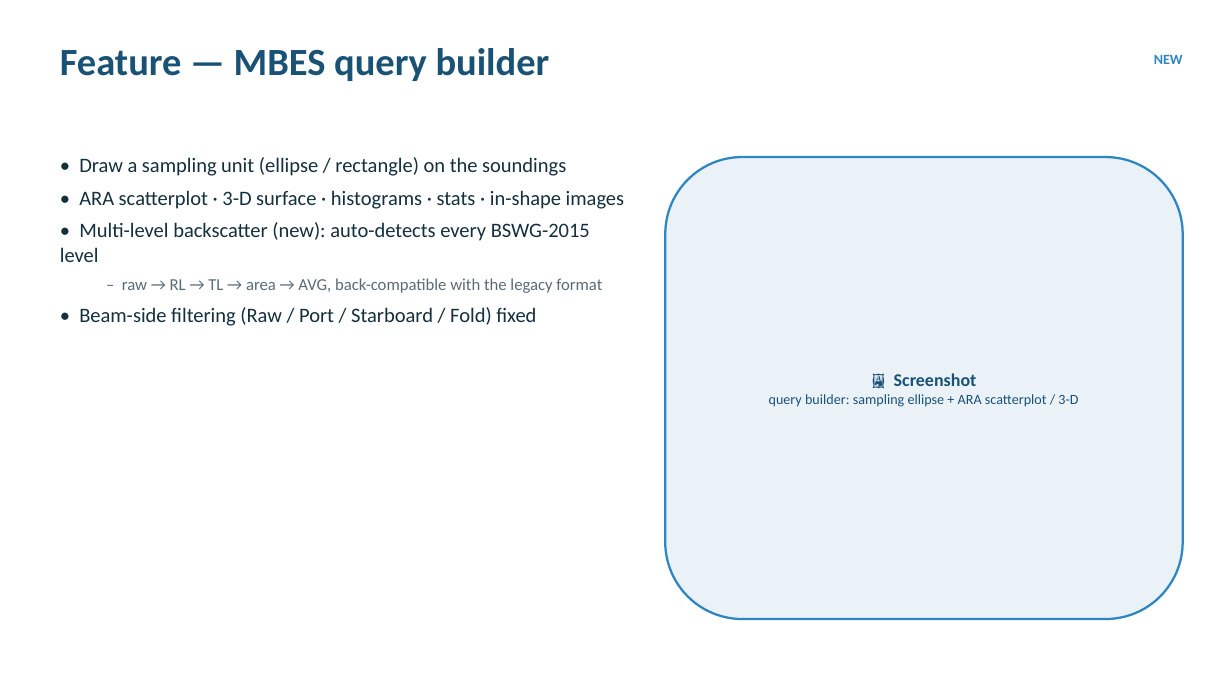
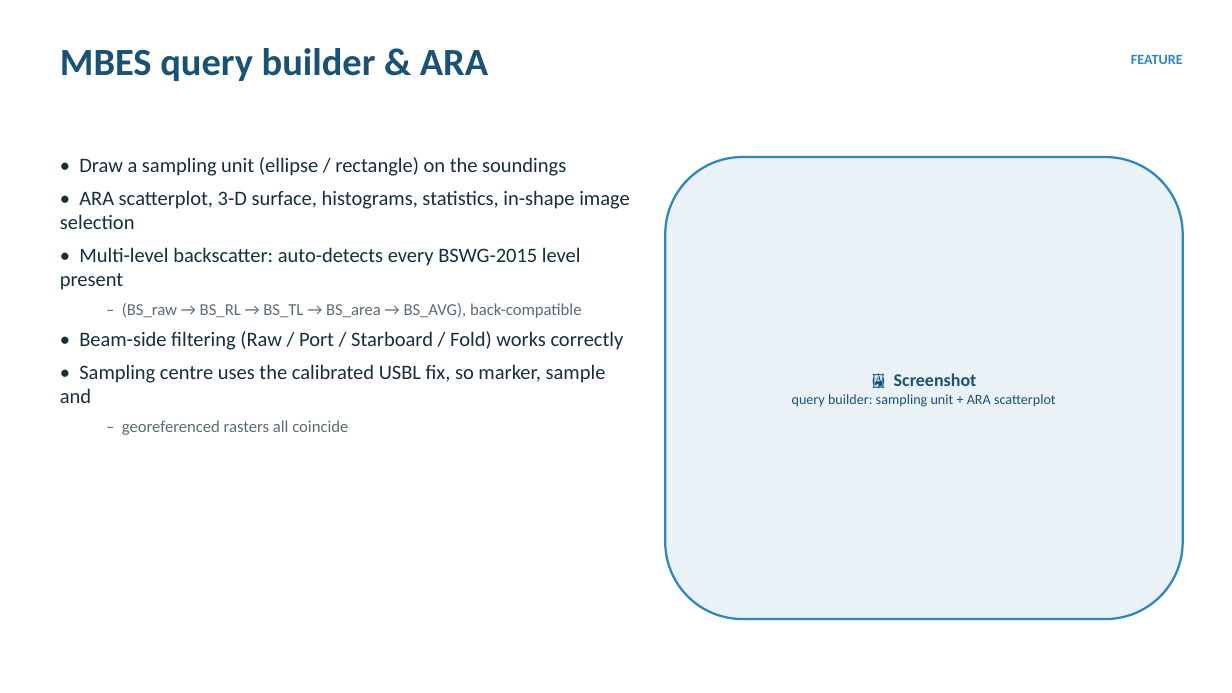
Before and after one commit to epifanio/groundtruther, a slide deck: slide 10 of docs/slides_groundtruther_update_2026.pptx. Drawn at 1232x693 pixels with LibreOffice and Linux fonts; fonts in the diff are those of the drawing. Boxes give left, top, right and bottom in pixels: in the first picture for what was removed or moved away, otherwise in the second. Text is boxed around its words. In the diff, an @@ line names an element or a change of style, - is before the commit and + after.

```diff
--- a/docs/slides_groundtruther_update_2026.pptx
+++ b/docs/slides_groundtruther_update_2026.pptx
@@ text at box(60, 48, 488, 81): text changed @@
-Feature — MBES query builder
+MBES query builder & ARA
@@ text at box(1131, 55, 1183, 64): text changed @@
-NEW
+FEATURE
@@ text at box(60, 190, 630, 435): text changed @@
-• ARA scatterplot · 3-D surface · histograms · stats · in-shape images
-• Multi-level backscatter (new): auto-detects every BSWG-2015 level
-  – raw → RL → TL → area → AVG, back-compatible with the legacy format
-• Beam-side filtering (Raw / Port / Starboard / Fold) fixed
+• ARA scatterplot, 3-D surface, histograms, statistics, in-shape image selection
+• Multi-level backscatter: auto-detects every BSWG-2015 level present
+  – (BS_raw → BS_RL → BS_TL → BS_area → BS_AVG), back-compatible
+• Beam-side filtering (Raw / Port / Starboard / Fold) works correctly
+• Sampling centre uses the calibrated USBL fix, so marker, sample and
+  – georeferenced rasters all coincide
@@ text in rounded rectangle at box(792, 394, 1056, 407): text changed @@
-query builder: sampling ellipse + ARA scatterplot / 3-D
+query builder: sampling unit + ARA scatterplot
```
Also in this commit, not shown: 13 other slides changed, 17 slides added, 7 slides removed, 3 other files.
